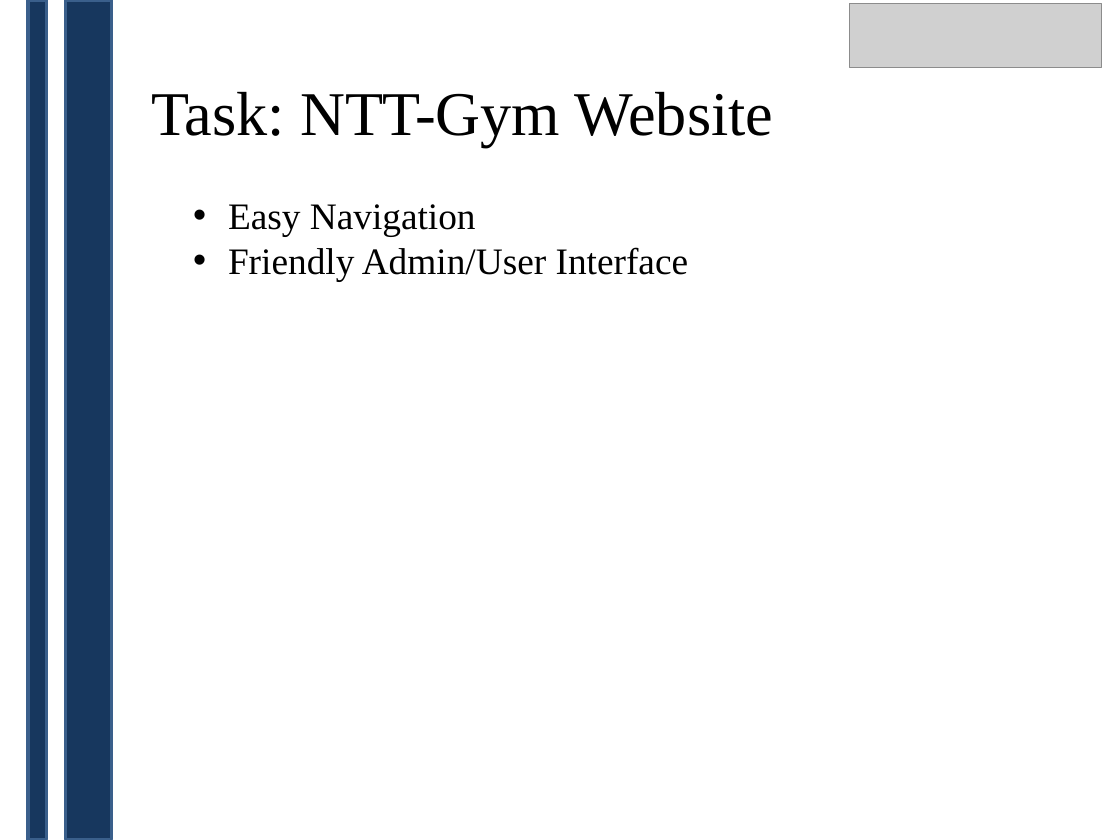
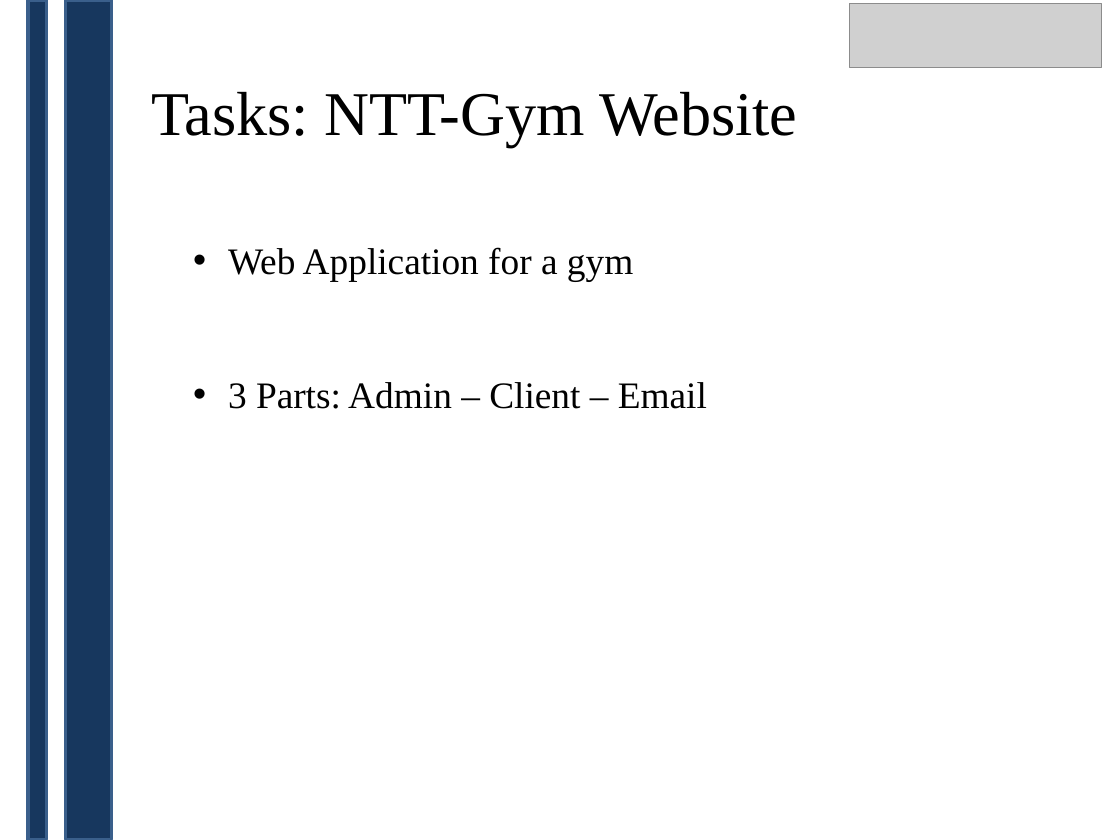
Before and after one commit to CCMV2/GymApplication, a slide deck: slide 4 of documentation/Documents/NTT-Gym.pptx. Drawn at 1120x840 pixels with LibreOffice and Linux fonts; fonts in the diff are those of the drawing; grey boxes stand for pictures. Boxes give left, top, right and bottom in pixels: in the first picture for what was removed or moved away, otherwise in the second. Text is boxed around its words. In the diff, an @@ line names an element or a change of style, - is before the commit and + after.

```diff
--- a/documentation/Documents/NTT-Gym.pptx
+++ b/documentation/Documents/NTT-Gym.pptx
@@ text at [151, 91, 798, 147]: text changed @@
-Task: NTT-Gym Website
+Tasks: NTT-Gym Website
@@ text at [228, 247, 707, 409]: text changed @@
-• Easy Navigation
-• Friendly Admin/User Interface
+• Web Application for a gym
+• 3 Parts: Admin – Client – Email
```
Also in this commit, not shown: 6 other slides changed, 11 slides added, 11 slides removed.
